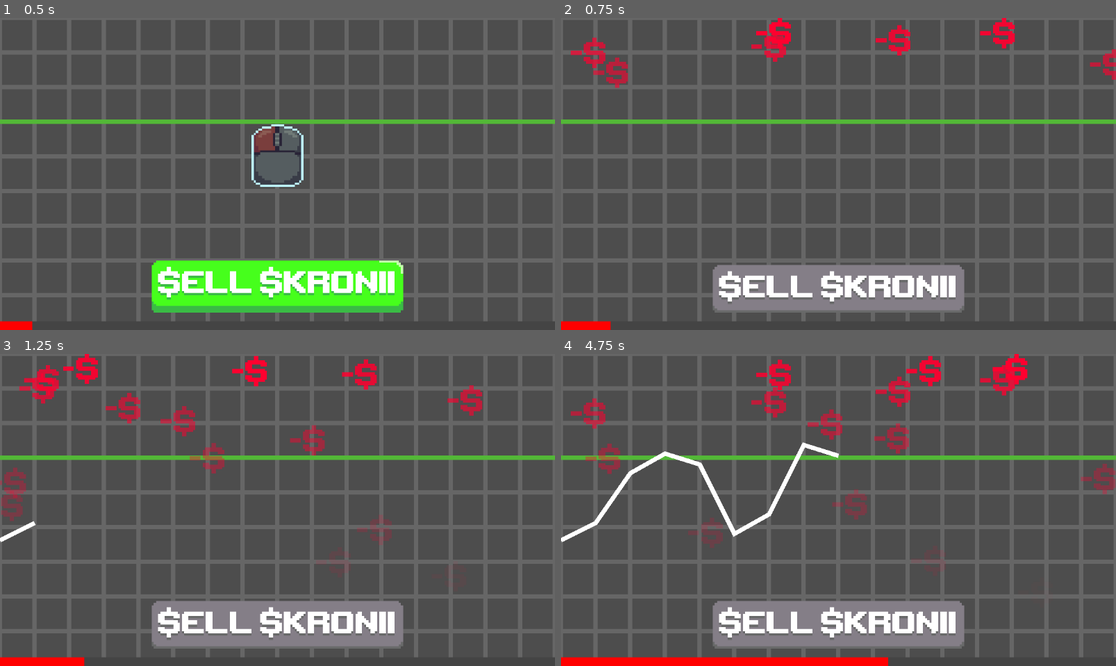
Above: before the commit, frames 1-4 (two rows, left to right).
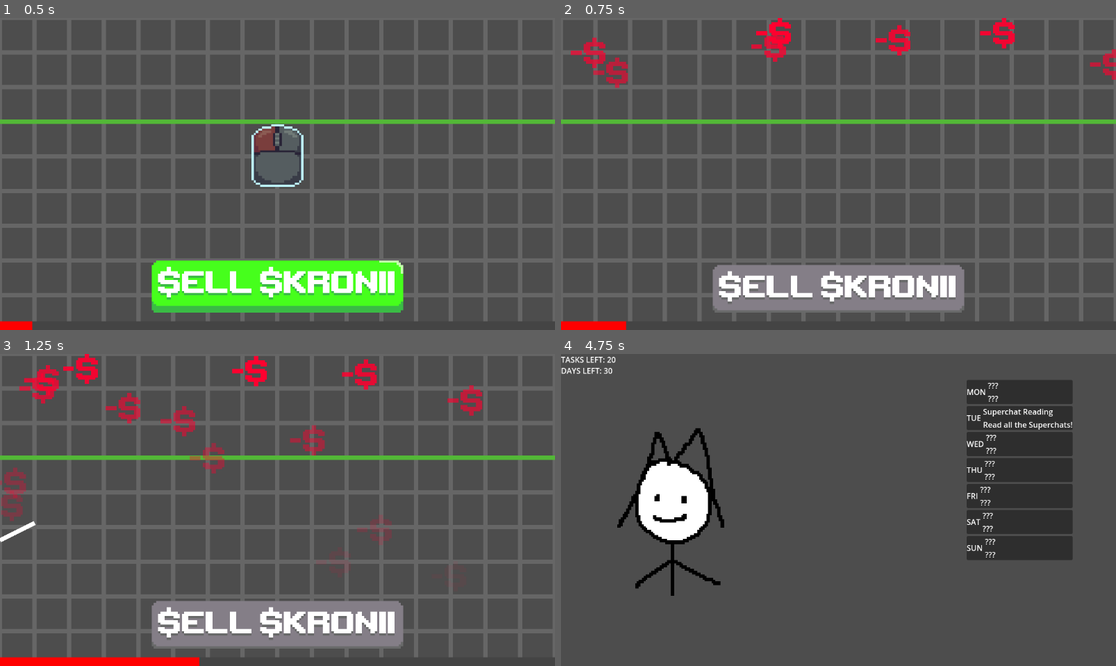
Above: after the commit, the same moments.

Repository: eeeeeeri/holojam-7
Game: Godot game, scene res://Scenes/Minigames/Rugpull/rugpull.tscn
Two runs of this game, one before a commit and one after it. Both use one fixed random seed, a clock stepped at 60 frames per second and the inputs below. This scene is started directly instead of the project's main scene.
Inputs (mouse positions are in pixels of both pictures, inside the frame that each line leads up to):
- Up to frame 1 (0.5 s): no input
- Up to frame 2 (0.75 s): click (838, 286) at 0.5 s
- Up to frame 3 (1.25 s): no input
- Up to frame 4 (4.75 s): tap Enter at 1.25 s; move the mouse to (960, 494) at 1.27 s; click (960, 494) at 1.35 s; move the mouse to (727, 525) at 2.02 s; click (727, 525) at 2.1 s; move the mouse to (894, 441) at 2.77 s; click (894, 441) at 2.85 s; move the mouse to (810, 572) at 3.52 s; click (810, 572) at 3.6 s; move the mouse to (1005, 556) at 4.27 s; click (1005, 556) at 4.35 s

Frame 1 is identical in both runs. In frame 2, less than 0.1% of the frame differs, in the area x 8-12%, y 97-100%; in frame 3, 0.6%; in frame 4, 42%, in the area x 0-100%, y 0-100%.

Commit message:
fix: minigames finishing faster

Diff:
--- a/Scenes/Minigames/SuperchatReading/superchat.tscn
+++ b/Scenes/Minigames/SuperchatReading/superchat.tscn
@@ -8,6 +8,45 @@
 
 [sub_resource type="LabelSettings" id="LabelSettings_7xgsu"]
 font_size = 56
+
+[sub_resource type="Animation" id="Animation_na86h"]
+length = 0.001
+tracks/0/type = "value"
+tracks/0/imported = false
+tracks/0/enabled = true
+tracks/0/path = NodePath(".:offset")
+tracks/0/interp = 1
+tracks/0/loop_wrap = true
+tracks/0/keys = {
+"times": PackedFloat32Array(0),
+"transitions": PackedFloat32Array(1),
+"update": 0,
+"values": [Vector2(0, 0)]
+}
+tracks/1/type = "value"
+tracks/1/imported = false
+tracks/1/enabled = true
+tracks/1/path = NodePath("Username:position")
+tracks/1/interp = 1
+tracks/1/loop_wrap = true
+tracks/1/keys = {
+"times": PackedFloat32Array(0),
+"transitions": PackedFloat32Array(1),
+"update": 0,
+"values": [Vector2(-27, -14)]
+}
+tracks/2/type = "value"
+tracks/2/imported = false
+tracks/2/enabled = true
+tracks/2/path = NodePath("Message:position")
+tracks/2/interp = 1
+tracks/2/loop_wrap = true
+tracks/2/keys = {
+"times": PackedFloat32Array(0),
+"transitions": PackedFloat32Array(1),
+"update": 0,
+"values": [Vector2(-37, -3)]
+}
 
 [sub_resource type="Animation" id="Animation_7xgsu"]
 resource_name = "jump"
@@ -49,45 +88,6 @@
 "values": [Vector2(-37, -3), Vector2(-37, -1), Vector2(-37, -3)]
 }
 
-[sub_resource type="Animation" id="Animation_na86h"]
-length = 0.001
-tracks/0/type = "value"
-tracks/0/imported = false
-tracks/0/enabled = true
-tracks/0/path = NodePath(".:offset")
-tracks/0/interp = 1
-tracks/0/loop_wrap = true
-tracks/0/keys = {
-"times": PackedFloat32Array(0),
-"transitions": PackedFloat32Array(1),
-"update": 0,
-"values": [Vector2(0, 0)]
-}
-tracks/1/type = "value"
-tracks/1/imported = false
-tracks/1/enabled = true
-tracks/1/path = NodePath("Username:position")
-tracks/1/interp = 1
-tracks/1/loop_wrap = true
-tracks/1/keys = {
-"times": PackedFloat32Array(0),
-"transitions": PackedFloat32Array(1),
-"update": 0,
-"values": [Vector2(-27, -14)]
-}
-tracks/2/type = "value"
-tracks/2/imported = false
-tracks/2/enabled = true
-tracks/2/path = NodePath("Message:position")
-tracks/2/interp = 1
-tracks/2/loop_wrap = true
-tracks/2/keys = {
-"times": PackedFloat32Array(0),
-"transitions": PackedFloat32Array(1),
-"update": 0,
-"values": [Vector2(-37, -3)]
-}
-
 [sub_resource type="AnimationLibrary" id="AnimationLibrary_wdq8v"]
 _data = {
 &"RESET": SubResource("Animation_na86h"),
--- a/Scenes/Minigames/minigame.tscn
+++ b/Scenes/Minigames/minigame.tscn
@@ -45,6 +45,7 @@
 end_timer = NodePath("EndTimer")
 progress_bar = NodePath("ProgressBar")
 input_hint = NodePath("InputHint")
+ending_time = 2.0
 
 [node name="EndTimer" type="Timer" parent="."]
 wait_time = 2.0
--- a/Scripts/minigame.gd
+++ b/Scripts/minigame.gd
@@ -6,12 +6,14 @@
 @export var progress_bar: ProgressBar
 @export var input_hint: AnimatedSprite2D
 @export var input_type: InputType
+@export var ending_time: float
 
 var scene_file: String
 var title: String
 var description: String
+var done: bool
+var ending: bool
 var progress: float
-var done: bool
 
 static func minigame(new_scene_file: String, new_title: String, new_description: String) -> Minigame:
 	var new_minigame := Minigame.new()
@@ -34,8 +36,21 @@
 	if Input.is_anything_pressed():
 		input_hint.visible = false
 
-	progress = end_timer.wait_time - end_timer.time_left
-	progress_bar.value = progress
+	#
+	if done:
+		if end_timer.time_left > ending_time:
+			end_timer.stop()
+			end_timer.wait_time = ending_time
+			ending = true
+			progress = progress_bar.value / progress_bar.max_value
+			progress_bar.max_value = progress + ending_time
+			end_timer.start()
+		done = false
+
+	if ending:
+		progress_bar.value = progress + end_timer.wait_time - end_timer.time_left
+	else:
+		progress_bar.value = end_timer.wait_time - end_timer.time_left
 
 	if end_timer.time_left <= 0:
 		# Progress the week
--- a/Scripts/superchat.gd
+++ b/Scripts/superchat.gd
@@ -6,6 +6,25 @@
 	"@gogibahp",
 	"@isaidmaybe",
 	"@EatingMikeTysonsAss",
+	"@KFP_Employee",
+	"@Deadbeat",
+	"@Takodachi",
+	"@Teamate",
+	"@Chumbuddy",
+	"@Irystocrat",
+	"@Brat",
+	"@Kronie",
+	"@Last_Kronie",
+	"@Sapling",
+	"@Hooman",
+	"@Sanalite",
+	"@Novelite",
+	"@Pebble",
+	"@Ruffian",
+	"@Rosarian",
+	"@Grem",
+	"@Otomo",
+	"@Chattini",
 ]
 
 const messages = [
@@ -14,7 +33,8 @@
 	"Otsu~!",
 	"Have a great stream!",
 	"Have my life savings",
-	"I run out of ideas"
+	"I run out of ideas",
+	"MY DOG JUST DIED LETSGOOOOOOOO!!!",
 ]
 
 @onready var username: Label = $Username
